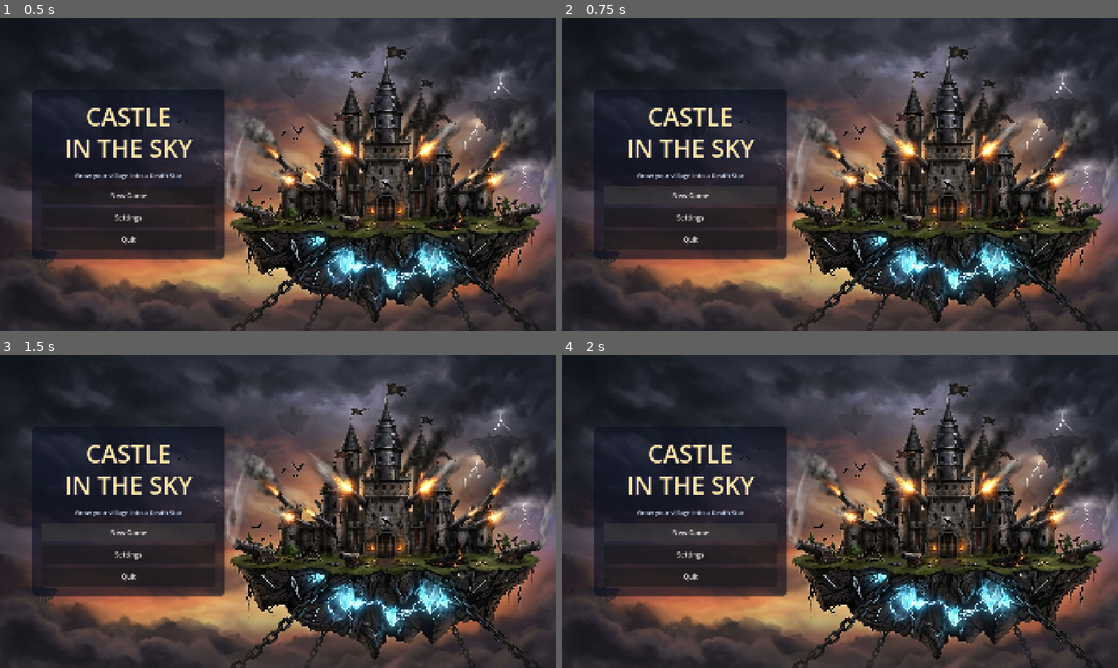
Above: before the commit, frames 1-4 (two rows, left to right).
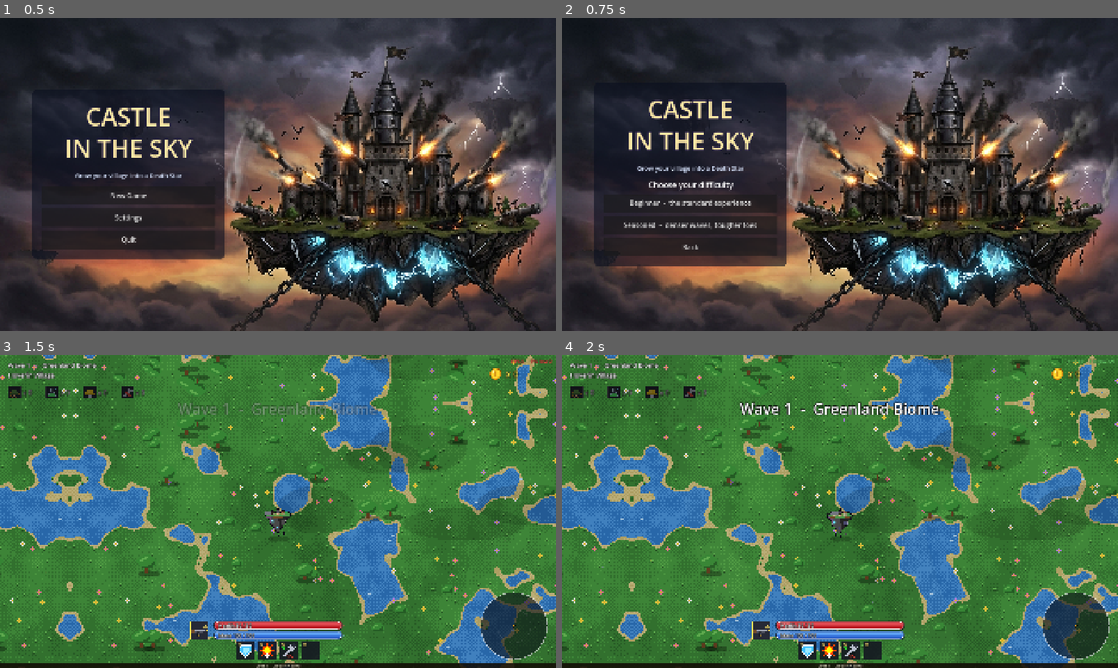
Above: after the commit, the same moments.

Repository: Felankor/adam2d
Game: Godot game, scene res://menu.tscn
Same seed, same stepped clock (60 frames per second), same inputs: the game is played once before the commit and once after it.
Inputs (mouse positions are in pixels of both pictures, inside the frame that each line leads up to):
- Up to frame 1 (0.5 s): no input
- Up to frame 2 (0.75 s): click "New Game" at 0.5 s
- Up to frame 3 (1.5 s): click (127, 533) at 1.25 s, where only the run before the commit has a clickable "New Game"
- Up to frame 4 (2 s): no input

Frame 1 is identical in both runs. In frame 2, 4.0% of the frame differs, in the area x 5-41%, y 20-80%; in frame 3, 99%, in the area x 0-100%, y 0-100%; in frame 4, 99%.
Error before the commit: Parse Error: Too many arguments for "_mix()" call. Expected at most 2 but received 3. (res://sfx.gd:161)

Commit message:
Hotfix v0.38.1

Diff:
--- a/sfx.gd
+++ b/sfx.gd
@@ -158,7 +158,7 @@
 		"void":
 			d = _mix(_tone(260.0, 70.0, 0.25, 0.4, 0), _tone(130.0, 55.0, 0.3, 0.3, 1))
 		"void_boom":
-			d = _mix(_noise(0.55, 0.55, 0.85), _tone(85.0, 24.0, 0.6, 0.65, 0), _tone(340.0, 60.0, 0.4, 0.2, 0))
+			d = _mix(_noise(0.55, 0.55, 0.85), _tone(85.0, 24.0, 0.6, 0.65, 0))
 		"laser_hit":
 			d = _tone(420.0, 260.0, 0.05, 0.1, 0)      # a soft, low tick (the old hit sound was harsh)
 		"tank_fire":
